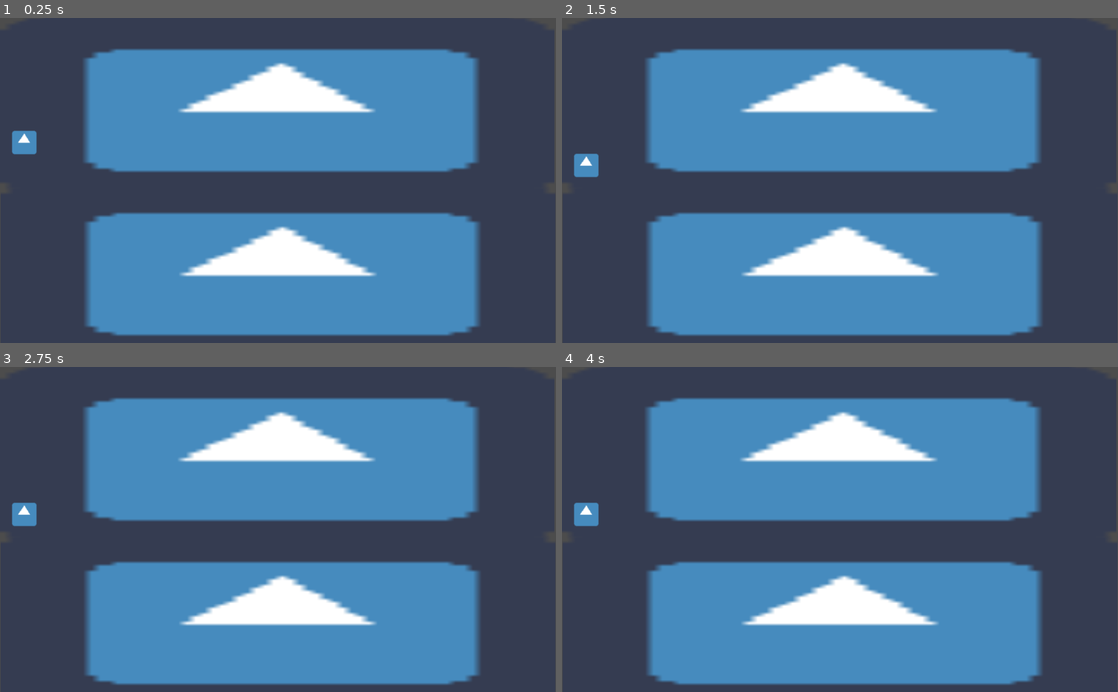
Above: before the commit, frames 1-4 (two rows, left to right).
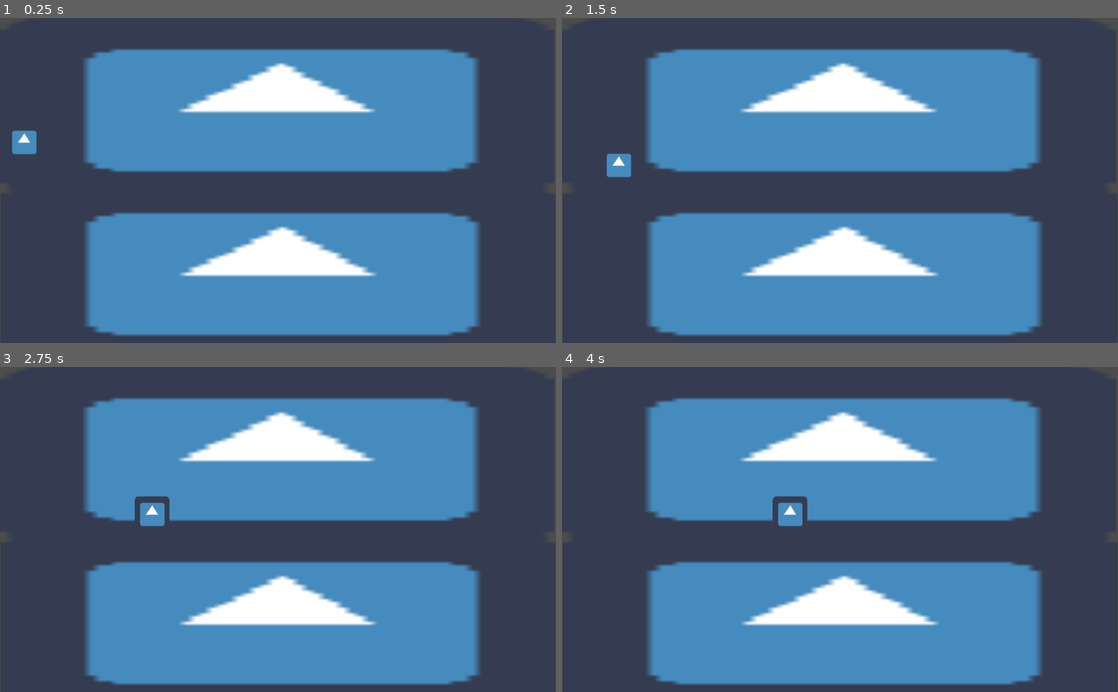
Above: after the commit, the same moments.

Repository: linasdev/qualia
Game: Godot game, scene res://Node2D.tscn
Two runs of this game, one before a commit and one after it. Both use one fixed random seed, a clock stepped at 60 frames per second and the inputs below. After the commit the project has no main scene; this scene is started directly in both runs. The engine's default icon, where the game draws it, is replaced by a stand-in: a white triangle on a blue panel in a dark square.
Inputs:
- Up to frame 1 (0.25 s): no input
- Up to frame 2 (1.5 s): hold Right (ui_right) 0.53-1.28 s; hold Left (ui_left) from 1.28 s (still down)
- Up to frame 3 (2.75 s): tap Enter at 2 s; release Left (ui_left) at 2.03 s; hold Right (ui_right) from 2.03 s (still down)
- Up to frame 4 (4 s): release Right (ui_right) at 3.53 s; hold Left (ui_left) from 3.53 s (still down)

The runs differ from the first frame. In frame 2, 0.6% of the frame differs, in the area x 2-13%, y 41-49%; in frame 3, 0.7%, in the area x 2-31%, y 39-49%; in frame 4, 0.7%.

Commit message:
Add horizontal movement

Diff:
--- a/Node2D.tscn
+++ b/Node2D.tscn
@@ -29,5 +29,5 @@
 position = Vector2( -18.5076, -19.9756 )
 shape = SubResource( 1 )
 
-[node name="Node2D" parent="." instance=ExtResource( 1 )]
+[node name="Player" parent="." instance=ExtResource( 1 )]
 position = Vector2( 44.3145, 210.596 )
--- a/Player.gd
+++ b/Player.gd
@@ -1,16 +1,19 @@
 extends Node2D
 
+export var speed = 400  # How fast the player will move (pixels/sec).
+var screen_size  # Size of the game window.
 
-# Declare member variables here. Examples:
-# var a = 2
-# var b = "text"
+func _ready():
+	screen_size = get_viewport_rect().size
 
-
-# Called when the node enters the scene tree for the first time.
-func _ready():
-	pass # Replace with function body.
-
-
-# Called every frame. 'delta' is the elapsed time since the previous frame.
-#func _process(delta):
-#	pass
+func _process(delta):
+	var velocity = Vector2()  # The player's movement vector.
+	if Input.is_action_pressed("ui_right"):
+		velocity.x += 1
+	if Input.is_action_pressed("ui_left"):
+		velocity.x -= 1
+	if velocity.length() > 0:	#Not needed ATM
+		velocity = velocity.normalized() * speed
+	position += velocity * delta
+	position.x = clamp(position.x, 0, screen_size.x)
+	position.y = clamp(position.y, 0, screen_size.y)
--- a/project.godot
+++ b/project.godot
@@ -16,7 +16,6 @@
 [application]
 
 config/name="Qualia"
-run/main_scene="res://Node2D.tscn"
 config/icon="res://icon.png"
 
 [rendering]
